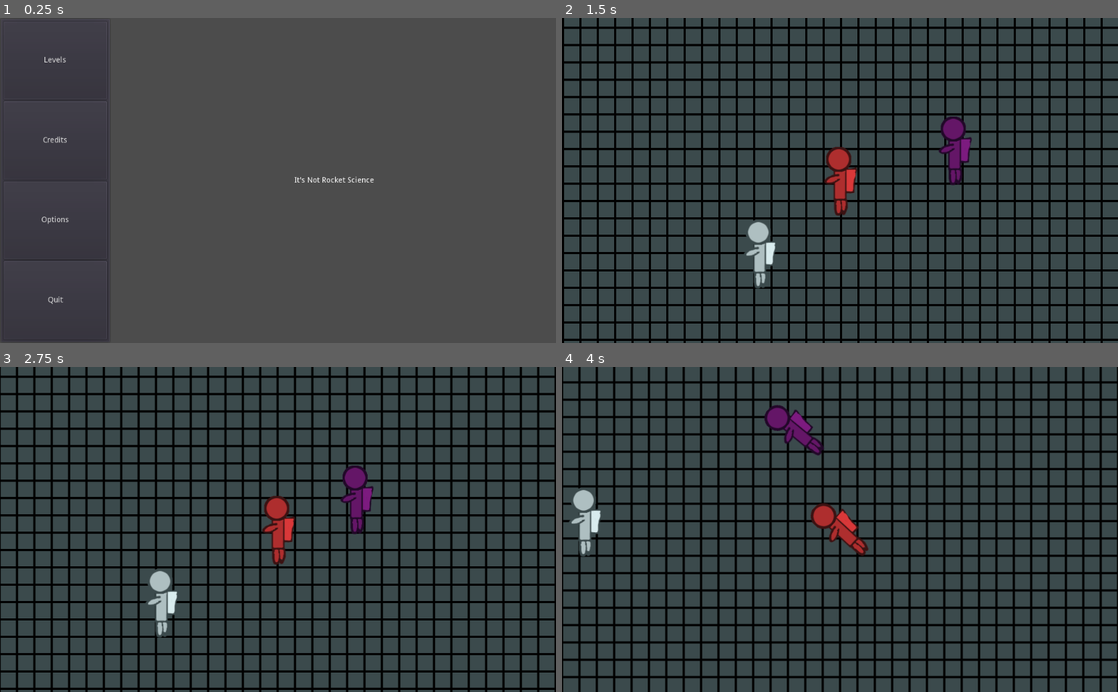
Above: before the commit, frames 1-4 (two rows, left to right).
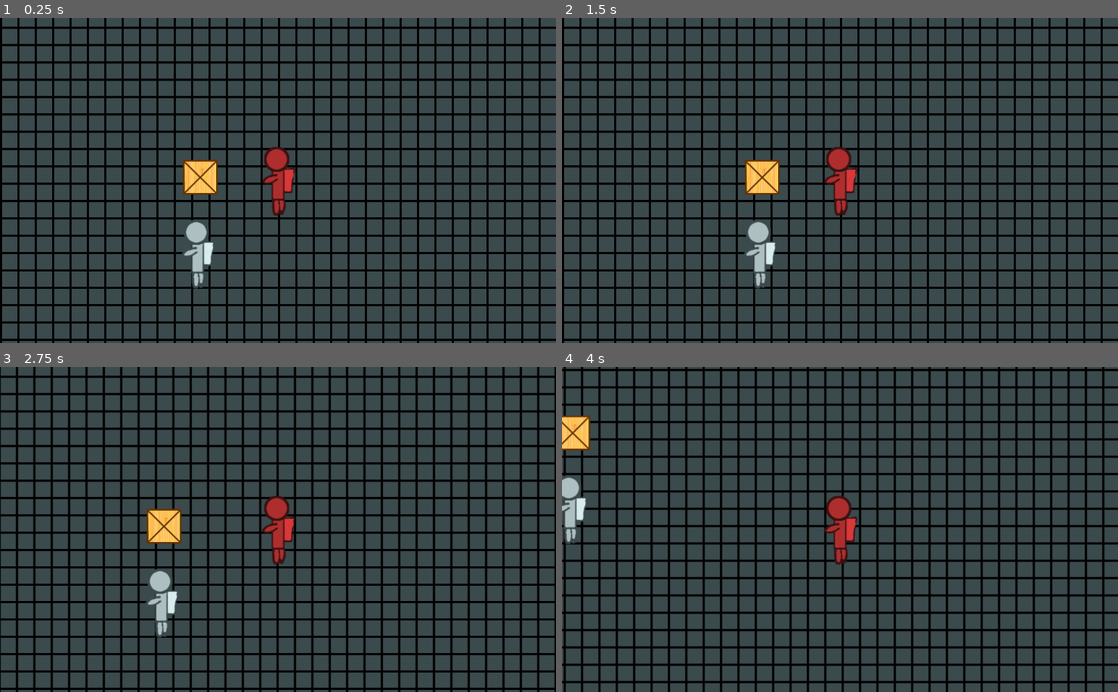
Above: after the commit, the same moments.

Repository: thecyberwraith/cb-gamejam-2021
Game: Godot game, scene res://Levels/Level1/Level1.tscn
The game is run twice, just before and just after one commit, with the same random seed, the same clock (stepped at 60 frames per second) and the same inputs. Before the commit the project starts from res://Menus/MainMenu.tscn.
Inputs (mouse positions are in pixels of both pictures, inside the frame that each line leads up to):
- Up to frame 1 (0.25 s): no input
- Up to frame 2 (1.5 s): click (617, 60) at 0.5 s, where only the run before the commit has a clickable "Levels"; click (840, 174) at 1.25 s, where only the run before the commit has a clickable "Level 1"
- Up to frame 3 (2.75 s): tap Enter at 2 s; hold Right (ui_right) from 2.03 s (still down); tap Space (ui_select) at 2.1, 2.27, 2.57 s
- Up to frame 4 (4 s): release Right (ui_right) at 2.78 s; hold Down (ui_down) 2.78-3.53 s; tap Space (ui_select) at 2.85, 3.02, 3.32, 3.6 s; hold Right (ui_right) from 3.53 s (still down)

The runs differ from the first frame. In frame 1, 27% of the frame differs, in the area x 0-100%, y 0-100%; in frame 2, 1.4%; in frame 3, 1.4%; in frame 4, 51%.

Commit message:
Bad item pickup and dropping!

Diff:
--- a/Characters/Astronaut/Astronaut.gd
+++ b/Characters/Astronaut/Astronaut.gd
@@ -2,16 +2,47 @@
 
 class_name Astronaut
 
+onready var mount: Node2D = get_node("Mount")
+onready var interaction_region: Area2D = get_node("Area2D")
+
+const force = 5
+
+var interactables: Array
 var aimed_direction: Vector2
-var force = 5
+var carried_item: Node2D
+
 func _ready():
-	pass
+	interaction_region.connect("body_entered", self, "set_interaction")
+	interaction_region.connect("body_exited", self, "unset_interaction")
+
+func set_interaction(body):
+	if interactables.find(body) < 0:
+		interactables.append(body)
+	print('There are ', len(interactables), ' interactables now')
+
+func unset_interaction(body):
+	var index = interactables.find(body)
+	if index >= 0:
+		interactables.remove(index)
+	print('There are ', len(interactables), ' interactables left')
+
+func get_mount_transform() -> Transform2D:
+	return mount.transform
 
 func handle_process(_delta):
 	var direction: Vector2 = _get_input_direction()
 
 	if direction.length_squared() > 0:
 		apply_impulse(Vector2(0,0), direction*force)
+
+	if Input.is_action_just_pressed("ui_select"):
+		if carried_item != null:
+			carried_item.finish_interaction()
+		elif len(interactables) > 0:
+			for interactable in interactables:
+				if interactable.has_method('interact'):
+					carried_item = interactable.interact(self)
+					break
 
 func _get_input_direction() -> Vector2:
 	var input_map = {
--- a/Characters/Astronaut/Astronaut.tscn
+++ b/Characters/Astronaut/Astronaut.tscn
@@ -6,6 +6,8 @@
 [sub_resource type="CapsuleShape2D" id=1]
 radius = 20.0206
 height = 81.085
+
+[sub_resource type="RectangleShape2D" id=2]
 
 [node name="Astronaut" type="RigidBody2D"]
 script = ExtResource( 2 )
@@ -17,3 +19,15 @@
 [node name="Sprite" type="Sprite" parent="."]
 position = Vector2( 10.6788, 2.00226 )
 texture = ExtResource( 1 )
+
+[node name="Mount" type="Node2D" parent="."]
+position = Vector2( -25.2554, 2.24493 )
+rotation = -0.342471
+
+[node name="Area2D" type="Area2D" parent="."]
+position = Vector2( -45.1791, 2.24493 )
+collision_layer = 2
+collision_mask = 2
+
+[node name="CollisionShape2D" type="CollisionShape2D" parent="Area2D"]
+shape = SubResource( 2 )
--- /dev/null
+++ b/Items/HeldItem.gd
@@ -0,0 +1,26 @@
+extends Sprite
+
+class_name HeldItem
+
+var original: RigidBody2D
+var astronaut: RigidBody2D
+
+func _ready():
+	pass
+
+func initialize(item, astronaut):
+	self.astronaut = astronaut
+	self.original = item
+	self.texture = item.get_sprite_texture()
+	astronaut.add_child(self)
+	astronaut.move_child(self, 0)
+	self.transform = astronaut.get_mount_transform()
+
+func finish_interaction():
+	original.set_collidable(true)
+	original.transform = self.global_transform
+	original.angular_velocity = astronaut.angular_velocity
+	original.linear_velocity = astronaut.linear_velocity
+	original.visible = true
+
+	self.queue_free()
--- /dev/null
+++ b/Items/HeldItem.tscn
@@ -0,0 +1,13 @@
+[gd_scene load_steps=3 format=2]
+
+[ext_resource path="res://Items/HeldItem.gd" type="Script" id=1]
+[ext_resource path="res://Items/crate.jpg" type="Texture" id=2]
+
+[node name="HeldItem" type="Sprite"]
+position = Vector2( 0, -32.5269 )
+texture = ExtResource( 2 )
+script = ExtResource( 1 )
+
+[node name="Position2D" type="Position2D" parent="."]
+position = Vector2( 0, 32.3501 )
+rotation = -1.56023
--- /dev/null
+++ b/Items/Item.gd
@@ -0,0 +1,35 @@
+extends RigidBody2D
+
+class_name Item
+
+onready var sprite: Sprite = get_node("Sprite")
+onready var collider: CollisionShape2D = get_node("CollisionShape2D")
+
+var stored_collision_mask: int
+var stored_collision_layer: int
+
+const HeldItem = preload("res://Items/HeldItem.tscn")
+
+func _ready():
+	print('Collisions stored')
+	stored_collision_mask = collision_mask
+
+func interact(astronaut) -> HeldItem:
+	set_collidable(false)
+	var item = HeldItem.instance()
+	item.initialize(self, astronaut)
+	self.visible = false
+	return item
+
+func get_sprite_texture() -> Texture:
+	return sprite.texture
+
+func set_collidable(collide: bool) -> void:
+	print('Setting collisions to ', collide)
+	collider.set_deferred("disabled", !collide)
+	#if collide:
+	#	collision_mask = stored_collision_mask
+	#	collision_layer = stored_collision_layer
+	#else:
+	#	collision_mask = 0
+	#	collision_layer = 0
--- /dev/null
+++ b/Items/Item.tscn
@@ -0,0 +1,19 @@
+[gd_scene load_steps=4 format=2]
+
+[ext_resource path="res://Items/crate.jpg" type="Texture" id=1]
+[ext_resource path="res://Items/Item.gd" type="Script" id=2]
+
+[sub_resource type="RectangleShape2D" id=2]
+extents = Vector2( 32.0816, 32.0296 )
+
+[node name="Item" type="RigidBody2D"]
+position = Vector2( -0.148651, -31.9599 )
+collision_layer = 3
+script = ExtResource( 2 )
+
+[node name="Sprite" type="Sprite" parent="."]
+texture = ExtResource( 1 )
+
+[node name="CollisionShape2D" type="CollisionShape2D" parent="."]
+position = Vector2( 0.297302, 0.148651 )
+shape = SubResource( 2 )
--- a/Levels/Level1/Level.gd
+++ b/Levels/Level1/Level.gd
@@ -3,7 +3,7 @@
 onready var starts = get_node("Starts")
 onready var astronaut_handler = get_node("AstronautHandler")
 onready var camera = get_node("AstronautCamera")
-onready var pause_menu = get_node("GUI/PauseMenu")
+onready var crate = get_node("Item")
 
 func _ready():
 	astronaut_handler.initialize(starts)
--- a/Levels/Level1/Level1.tscn
+++ b/Levels/Level1/Level1.tscn
@@ -1,10 +1,11 @@
-[gd_scene load_steps=6 format=2]
+[gd_scene load_steps=7 format=2]
 
 [ext_resource path="res://Textures/GridBackground.png" type="Texture" id=1]
 [ext_resource path="res://Levels/Level1/Level.gd" type="Script" id=2]
 [ext_resource path="res://Levels/AstronautCamera.tscn" type="PackedScene" id=3]
 [ext_resource path="res://Levels/AstronautHandler.tscn" type="PackedScene" id=4]
 [ext_resource path="res://Menus/PauseMenu.tscn" type="PackedScene" id=5]
+[ext_resource path="res://Items/Item.tscn" type="PackedScene" id=6]
 
 [node name="Level1" type="Node2D"]
 script = ExtResource( 2 )
@@ -12,6 +13,7 @@
 [node name="GUI" type="CanvasLayer" parent="."]
 
 [node name="PauseMenu" parent="GUI" instance=ExtResource( 5 )]
+visible = false
 
 [node name="Sprite" type="Sprite" parent="."]
 texture = ExtResource( 1 )
@@ -25,7 +27,7 @@
 [node name="Position2D2" type="Position2D" parent="Starts"]
 position = Vector2( -148.165, 134.695 )
 
-[node name="Position2D3" type="Position2D" parent="Starts"]
-position = Vector2( 211.023, -56.1232 )
+[node name="AstronautCamera" parent="." instance=ExtResource( 3 )]
 
-[node name="AstronautCamera" parent="." instance=ExtResource( 3 )]
+[node name="Item" parent="." instance=ExtResource( 6 )]
+position = Vector2( -143.149, -5.9599 )
--- a/project.godot
+++ b/project.godot
@@ -18,16 +18,28 @@
 "class": "AstronautHandler",
 "language": "GDScript",
 "path": "res://Levels/AstronautHandler.gd"
+}, {
+"base": "Sprite",
+"class": "HeldItem",
+"language": "GDScript",
+"path": "res://Items/HeldItem.gd"
+}, {
+"base": "RigidBody2D",
+"class": "Item",
+"language": "GDScript",
+"path": "res://Items/Item.gd"
 } ]
 _global_script_class_icons={
 "Astronaut": "",
-"AstronautHandler": ""
+"AstronautHandler": "",
+"HeldItem": "",
+"Item": ""
 }
 
 [application]
 
 config/name="It's Not Rocket Science"
-run/main_scene="res://Menus/MainMenu.tscn"
+run/main_scene="res://Levels/Level1/Level1.tscn"
 config/icon="res://icon.png"
 
 [input]
@@ -37,6 +49,11 @@
 "events": [ Object(InputEventKey,"resource_local_to_scene":false,"resource_name":"","device":0,"alt":false,"shift":false,"control":false,"meta":false,"command":false,"pressed":false,"scancode":90,"unicode":0,"echo":false,"script":null)
  ]
 }
+
+[layer_names]
+
+2d_physics/layer_1="Bumpables"
+2d_physics/layer_2="Interactables"
 
 [physics]
 
Not shown: 1 places in Characters/Astronaut/Astronaut.tscn that only renumber resources
Binary file added: Items/crate.jpg
